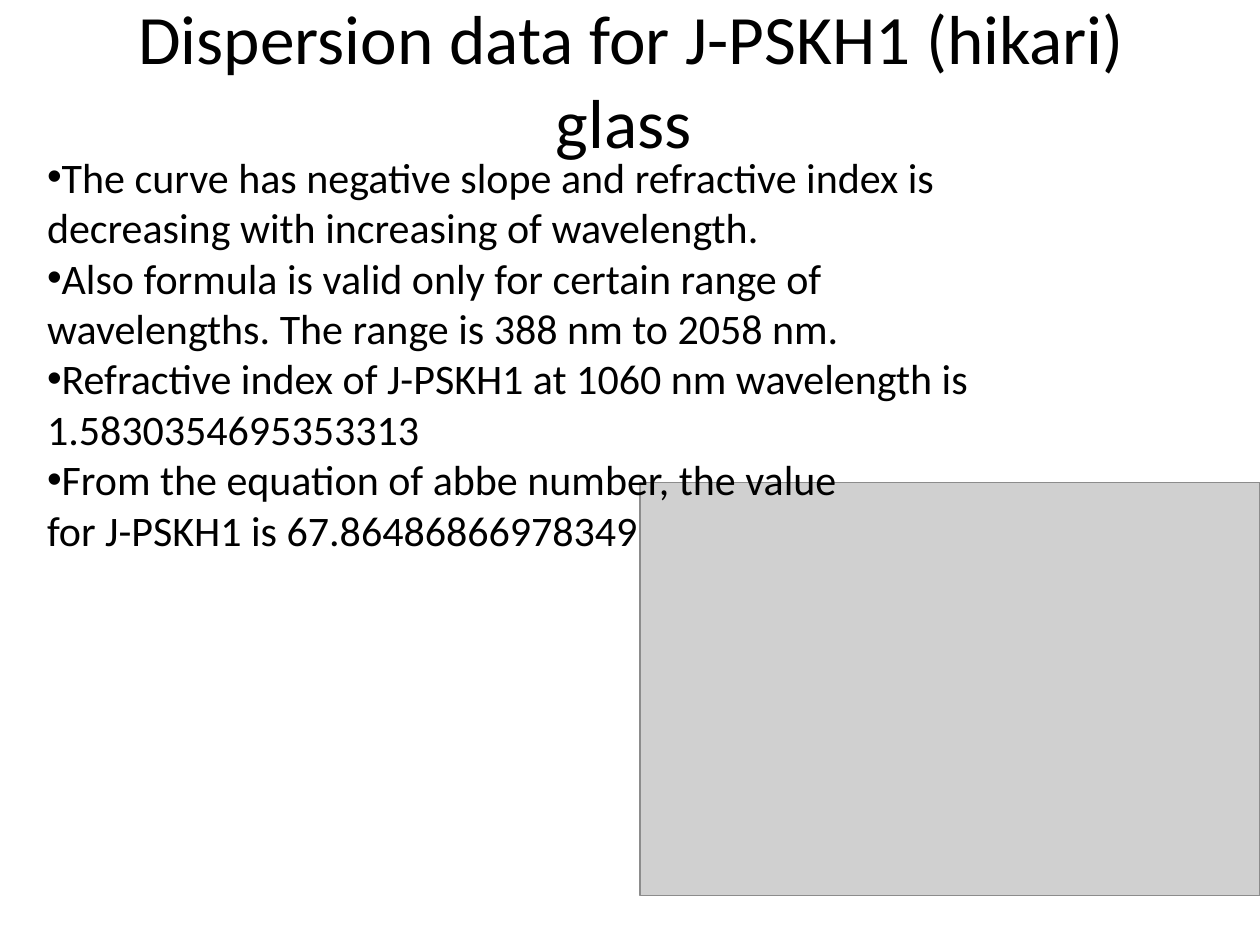
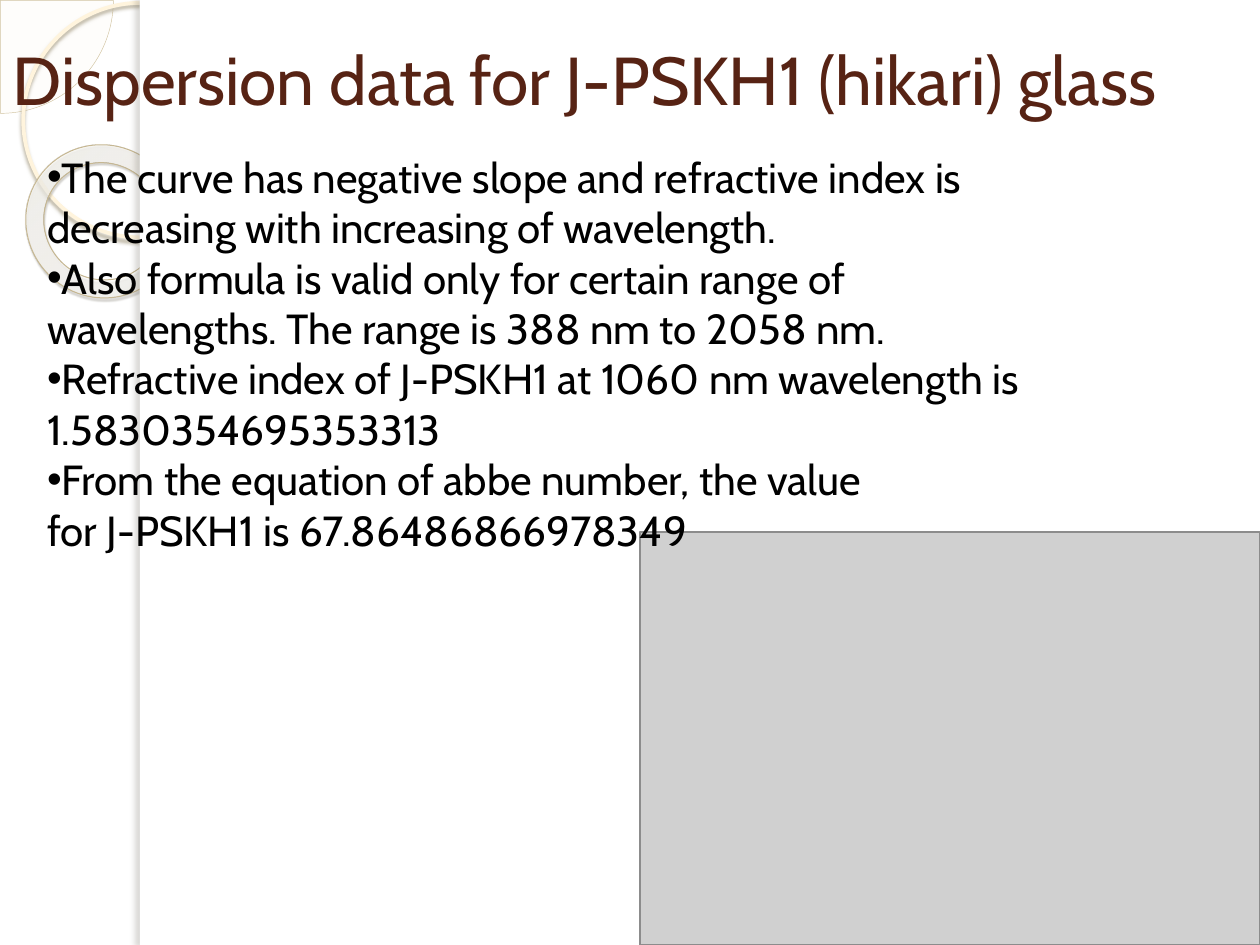
Before and after one commit to rid181198/optical-properties, a slide deck: slide 11 of Optical analysis of different glass types.pptx. Drawn at 1260x945 pixels with LibreOffice and Linux fonts; fonts in the diff are those of the drawing; grey boxes stand for pictures; background and template pictures are left out. Boxes give left, top, right and bottom in pixels: in the first picture for what was removed or moved away, otherwise in the second. Text is boxed around its words. In the diff, an @@ line names an element or a change of style, - is before the commit and + after.

```diff
--- a/Optical analysis of different glass types.pptx
+++ b/Optical analysis of different glass types.pptx
@@ title "Dispersion data for J-PSKH1 (hikari) ...": place and size @@
-title "Dispersion data for J-PSKH1 (hikari) ..." at (138, 13, 1124, 165)
+title "Dispersion data for J-PSKH1 (hikari) ..." at (12, 48, 1156, 120)
@@ title "Dispersion data for J-PSKH1 (hikari) ..." at (12, 48, 1156, 120): size 39.6 to 38.7 pt, font Calibri to Cabin, text colour #000000 to #572314; alignment centre to left @@
@@ pie slice (boxed as its full ellipse) added at (0, 0, 113, 113), fill #FEFAF4 at 33% opacity, outline #D3C39F 0.25 pt @@
@@ ellipse added at (23, 3, 257, 237), outline #FFF5DE 2.15 pt @@
@@ rectangle added at (140, 0, 1260, 945), fill #FFFFFF @@
@@ rectangle added at (140, 0, 150, 945), fill #FFFFFF @@
@@ donut added at (0, 113, 211, 329), fill gradient #FFFCF6 to #FFFEFB to #F0D28E, outline #C7B893 0.58 pt @@
@@ text "The curve has negative slope ..." at (47, 158, 1018, 556): font Calibri to Cabin @@
@@ picture: place and size @@
-picture at (640, 483, 1260, 896)
+picture at (640, 532, 1260, 945)
```
Also in this commit, not shown: 11 other slides changed, 6 slides added, 2 slides removed, 1 other file.
